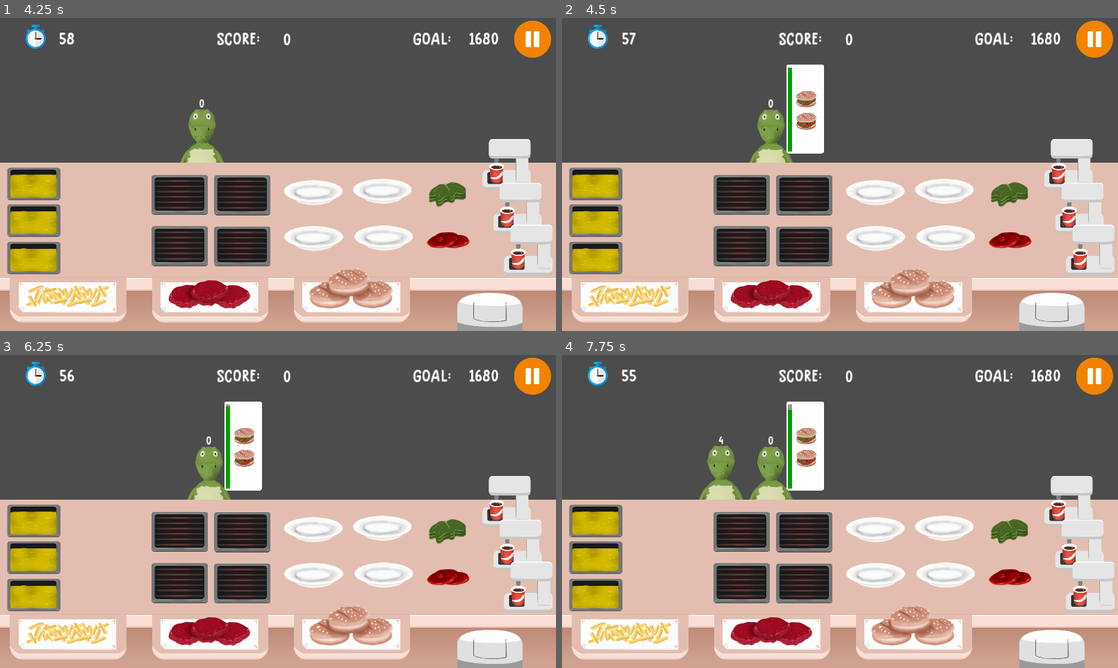
Above: before the commit, frames 1-4 (two rows, left to right).
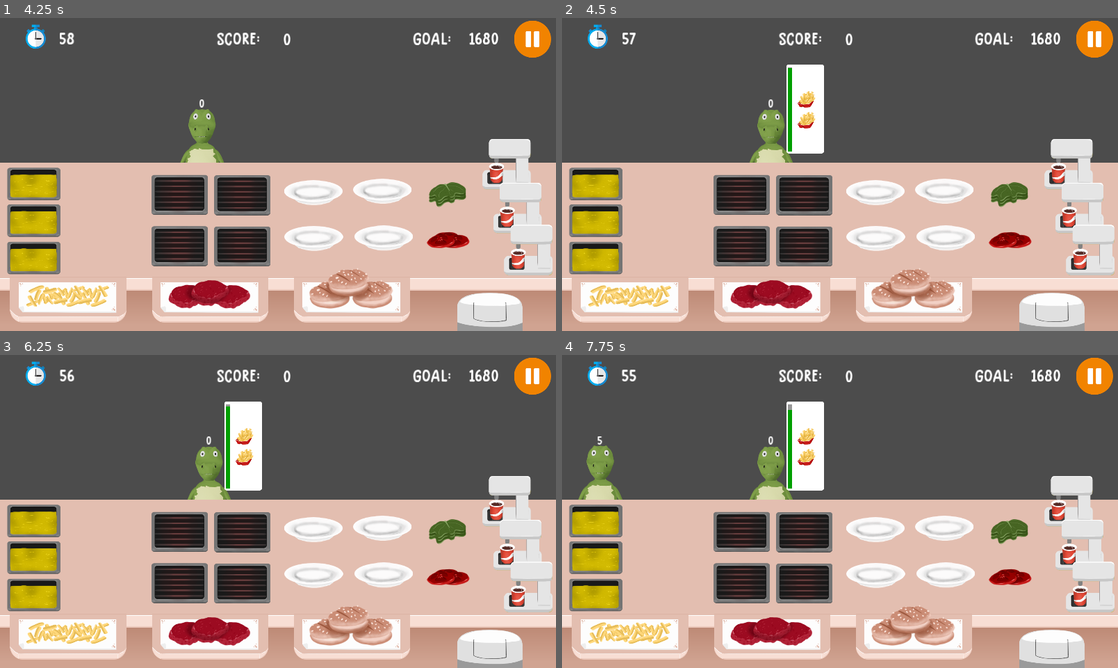
Above: after the commit, the same moments.

Repository: samuelpedrajas/MyVeganRestaurant
Game: Godot game, scene res://Scenes/Kitchen.tscn
The game is run twice, just before and just after one commit, with the same random seed, the same clock (stepped at 60 frames per second) and the same inputs.
Inputs (mouse positions are in pixels of both pictures, inside the frame that each line leads up to):
- Up to frame 1 (4.25 s): click "PLAY" at 0.5 s; click (533, 39) at 1.25 s; tap Enter at 2 s
- Up to frame 2 (4.5 s): no input
- Up to frame 3 (6.25 s): tap Space at 5 s; tap Enter at 5.75 s
- Up to frame 4 (7.75 s): no input

Frame 1 is identical in both runs. In frame 2, 0.3% of the frame differs, in the area x 42-46%, y 23-36%; in frame 3, 0.3%; in frame 4, 2.0%, in the area x 2-46%, y 23-47%.

Commit message:
improve parameters

Diff:
--- a/Scripts/ClientArea.gd
+++ b/Scripts/ClientArea.gd
@@ -17,15 +17,15 @@
 export(float) var max_arrival_time = 3.0
 export(float) var average_time_for_client = 4.0
 export(float) var average_reward_for_client = 120.0
-export(Array) var category_probabilities = [0.2, 0.6, 0.2]
+export(Array) var category_probabilities = [0.3, 0.4, 0.3]
 export(int) var max_orders = 4
 
 export(float) var seconds_gained_on_delivery = 3.0 * average_time_for_client
 export(float) var patience = 10.0 * average_time_for_client
-export(float) var base_variability = 0.0
-export(float) var added_variability = 0.0
-export(float) var added_variability_percentage = 0.0 #  0.4
-export(Array) var maximums = [0.0, 1.0]  # [0.8]
+export(float) var base_variability = 0.5
+export(float) var added_variability = 1.5
+export(float) var added_variability_percentage = 0.4 #  0.4
+export(Array) var maximums = [1.0]  # [0.8]
 
 export(Dictionary) var prices = {
 	"Fries": 50,
@@ -36,13 +36,23 @@
 	"Cola": 25
 }
 export(Dictionary) var discard_prices = {
-	"Fries": 25,
-	"BurgerBread": 10,
-	"SimpleBurger": 50,
 	"TomatoBurger": 75,
 	"LettuceBurger": 75,
 	"CompleteBurger": 100,
-	"Cola": 12
+}
+export(Dictionary) var dishes_probability = {
+	0: [
+		{"reference": "Fries", "probability": 1.0}
+	],
+	1: [
+		{"reference": "SimpleBurger", "probability": 0.25},
+		{"reference": "TomatoBurger", "probability": 0.25},
+		{"reference": "LettuceBurger", "probability": 0.25},
+		{"reference": "CompleteBurger", "probability": 0.25}
+	],
+	2: [
+		{"reference": "Cola", "probability": 1.0}
+	]
 }
 
 # calculated
@@ -62,9 +72,30 @@
 	print("SECONDS: %s" % [current_time])
 
 
+func _get_random_dish_from_category(cat_idx):
+	# get deliverable dishes
+	var selected_dish = null
+	var _dishes_probability = dishes_probability[cat_idx]
+	_dishes_probability.shuffle()
+	for dish_info in _dishes_probability:
+		var p = rng.randf()
+		if p <= dish_info['probability']:
+			var dish_reference = dish_info["reference"]
+			selected_dish = menu.get_dish(dish_reference)
+			break
+	if selected_dish == null:
+		for dish_info in _dishes_probability:
+			if dish_info["probability"] == 0.0:
+				continue
+			selected_dish = menu.get_dish(
+				dish_info["reference"]
+			)
+			break
+	return selected_dish
+
+
 func _build_order_lists():
 	var orders = Utils.initialise_array(average_client_number, [])
-	var categories = menu.get_children()
 	var n_categories = menu.get_child_count()
 
 	guaranteed_coins = 0
@@ -78,15 +109,9 @@
 				cat_probability = 1.0
 			else:
 				cat_probability += category_probabilities[cat_idx]
-		# get deliverable dishes
-		var dishes = []
-		for dish in categories[cat_idx].get_children():
-			if dish.deliverable:
-				dishes.append(dish)
-		var n_dishes = dishes.size()
-		var selected = rng.randi_range(0, n_dishes - 1)
+		var selected_dish = _get_random_dish_from_category(cat_idx)
 		var dish_obj = {
-			"dish": dishes[selected].duplicate(),
+			"dish": selected_dish.duplicate(),
 			"order": cat_idx
 		}
 		orders[i].append(dish_obj)
@@ -107,16 +132,9 @@
 				else:
 					cat_probability += category_probabilities[j]
 
-			var category = categories[cat_idx]
-			# get deliverable dishes
-			var dishes = []
-			for dish in category.get_children():
-				if dish.deliverable:
-					dishes.append(dish)
-			var n_dishes = dishes.size()
-			var selected = rng.randi_range(0, n_dishes - 1)
+			var selected_dish = _get_random_dish_from_category(cat_idx)
 			var dish_obj = {
-				"dish": dishes[selected].duplicate(),
+				"dish": selected_dish.duplicate(),
 				"order": cat_idx
 			}
 			orders[i].append(dish_obj)
--- a/Scripts/Dish.gd
+++ b/Scripts/Dish.gd
@@ -2,7 +2,6 @@
 
 
 export(String) var reference
-export(int) var discard_price
 export(Array) var ingredients
 export(bool) var deliverable
 export(Vector2) var v_limits
--- a/Scripts/Ingredient.gd
+++ b/Scripts/Ingredient.gd
@@ -3,7 +3,6 @@
 
 var level = 0
 
-export(int) var discard_price = 0
 export(bool) var throwable = true
 
 
--- a/Scripts/Kitchen.gd
+++ b/Scripts/Kitchen.gd
@@ -165,8 +165,8 @@
 		print("This item is not throwable")
 		return
 
-	print("%s points losed" % item.discard_price)
-	substract_score(item.discard_price)
+	print("%s points losed" % client_area.discard_prices[item.reference])
+	substract_score(client_area.discard_prices[item.reference])
 	origin.drop_item()
 	$Main.add_child(item)
 	$Main/Bin.throw_item(item, origin)
